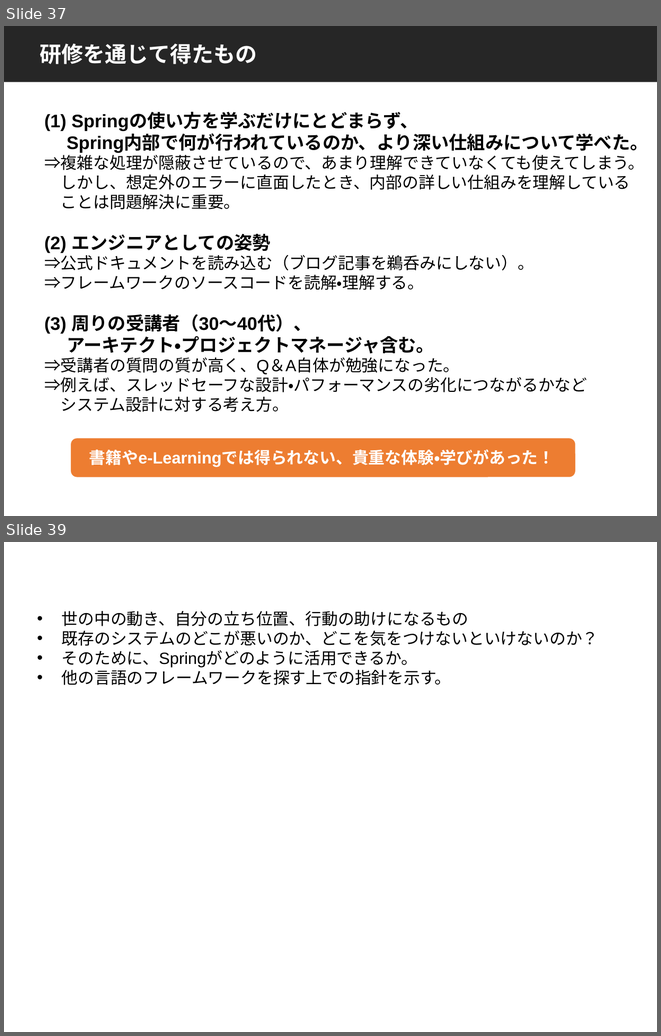
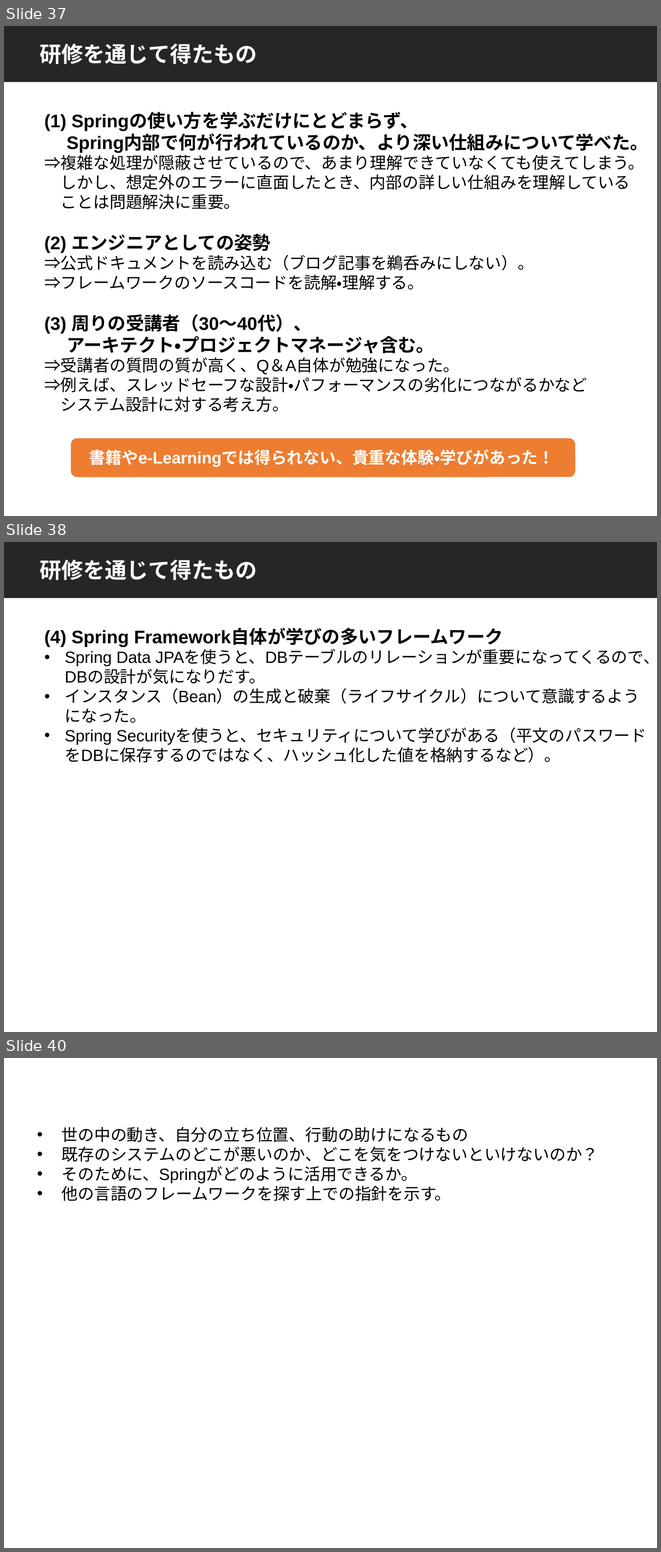
Before and after one commit to Imamachi-n/core-spring-memo, a slide deck: pivotal-core-spring.pptx. Shown one above the other, each under a label of ours: slides 37 and 39 before the commit, slides 37, 38 and 40 after it; the slides between them are not shown. The pictures are 661x1036 and 661x1552 pixels, drawn with LibreOffice and Linux fonts; fonts in the diff are those of the drawing. Boxes give left, top, right and bottom in pixels: in the first picture for what was removed or moved away, otherwise in the second. Text is boxed around its words. In the diff, an @@ line names an element or a change of style, - is before the commit and + after.

Commit message:
update core spring slide for exlaining xxx.

```diff
--- a/pivotal-core-spring.pptx
+++ b/pivotal-core-spring.pptx
@@ slide 38 added at (x1=4, y1=542, x2=657, y2=1032), background #FFFFFF @@
@@ rectangle added at (x1=4, y1=542, x2=657, y2=598), fill #262626 @@
@@ text added at (x1=40, y1=559, x2=257, y2=580), 24 pt, text #FFFFFF, bold @@
+研修を通じて得たもの
@@ text added at (x1=44, y1=628, x2=657, y2=762), 18 pt, text #000000 @@
+(4) Spring Framework自体が学びの多いフレームワーク
+• Spring Data JPAを使うと、DBテーブルのリレーションが重要になってくるので、DBの設計が気になりだす。
+• インスタンス（Bean）の生成と破棄（ライフサイクル）について意識するようになった。
+• Spring Securityを使うと、セキュリティについて学びがある（平文のパスワードをDBに保存するのではなく、ハッシュ化した値を格納するなど）。
@@ what was slide 39 is now slide 40 @@
```
Also in this commit, not shown: 1 other file.
